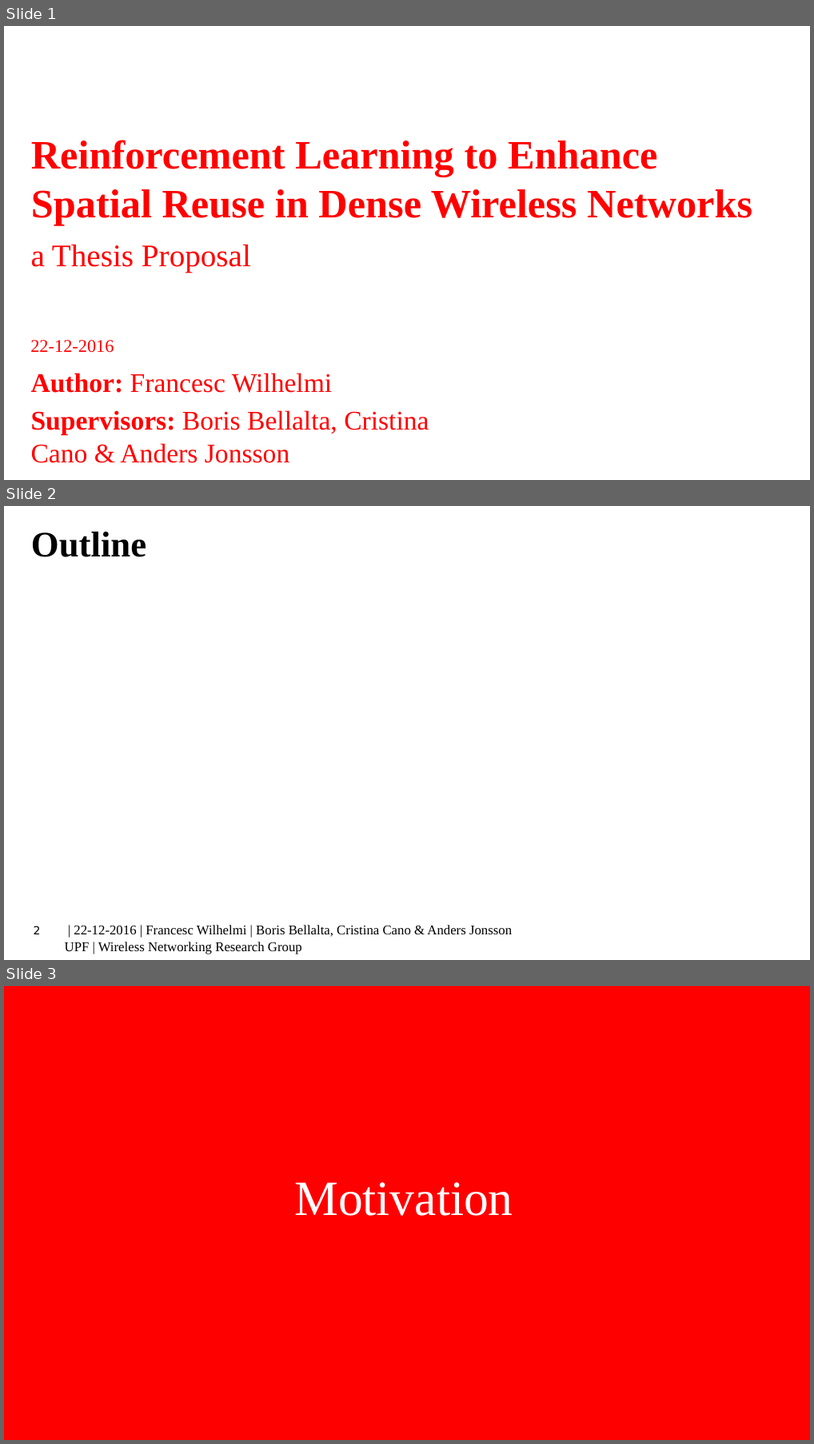
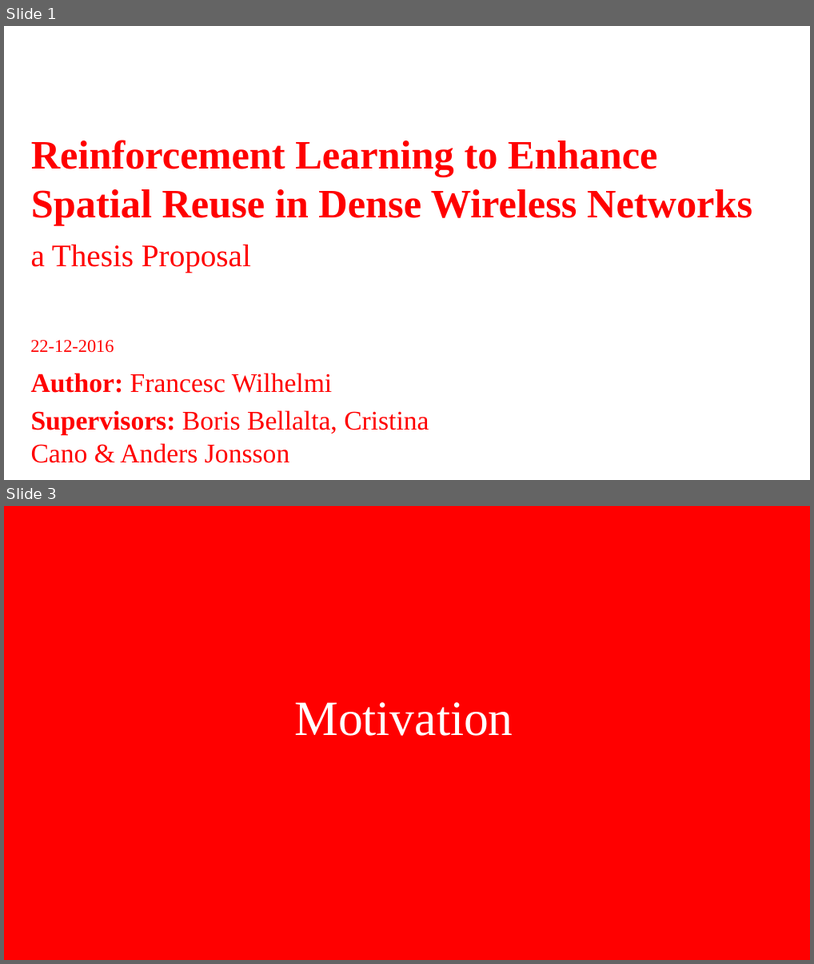
Before and after one commit to BelmY/thesis_proposal, a slide deck: Presentation/thesis_proposal.pptx. Shown one above the other, each under a label of ours: slides 1, 2 and 3 before the commit, slides 1 and 3 after it; the slides between them are not shown. The pictures are 814x1444 and 814x964 pixels, drawn with LibreOffice and Linux fonts; fonts in the diff are those of the drawing; background and template pictures are left out. Boxes give left, top, right and bottom in pixels: in the first picture for what was removed or moved away, otherwise in the second. Text is boxed around its words. In the diff, an @@ line names an element or a change of style, - is before the commit and + after.

Commit message:
Refactor with changes proposed by Anders. Version delivered to the jury.

```diff
--- a/Presentation/thesis_proposal.pptx
+++ b/Presentation/thesis_proposal.pptx
@@ slide 2 removed at box(4, 506, 810, 960), background #FFFFFF @@
@@ title removed at box(31, 532, 146, 557) @@
-Outline
@@ page number removed at box(34, 925, 41, 934) @@
-2
@@ text removed at box(65, 924, 512, 954) @@
-| 22-12-2016 | Francesc Wilhelmi | Boris Bellalta, Cristina Cano & Anders Jonsson
-UPF | Wireless Networking Research Group
```
Also in this commit, not shown: 5 slides changed, 3 slides added, 1 other slide removed, 12 other files.
